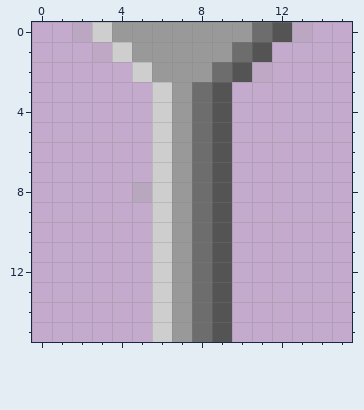
A pixel-art sprite gets an edit: gfx/Taschenlampe.png. The first picture shows the starting point.
The file is 16x16 pixels. Pixels under 10% opacity are left out. Colours within 5 levels of each other are drawn and written as one.
Once edited:
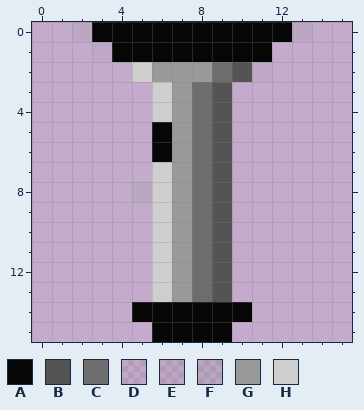
Palette (. is transparent): A #060606  B #545454  C #6d6d6d  D #9999991e  E #9999992f  F #99999940  G #999999  H #cecece
From old to new:
Colour A is added in row 14 at x 5 and 10.
Colour A replaces colour B in row 0 at x 12; in row 1 at x 11; in rows 14 to 15 at x 9.
Colour A replaces colour C in row 0 at x 11; in row 1 at x 10; in rows 14 to 15 at x 8.
Colour A replaces colour G in row 0 at x 4 to 10; in row 1 at x 5 to 9; in rows 14 to 15 at x 7.
Colour A replaces colour H in row 0 at x 3; in row 1 at x 4; in rows 5 to 6 at x 6; in rows 14 to 15 at x 6.
